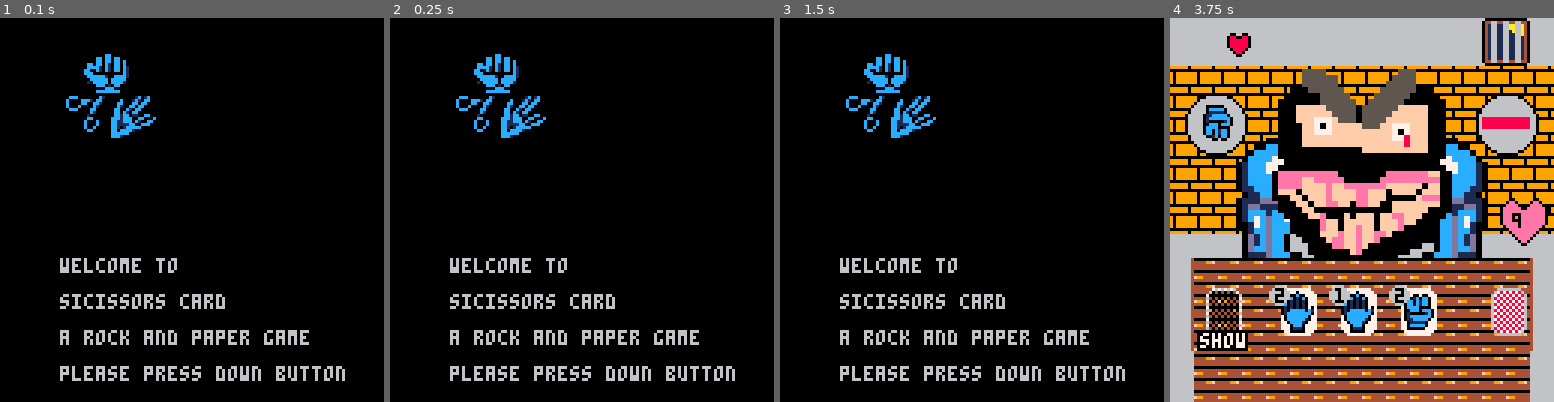
Above: before the commit, frames 1-4 (left to right).
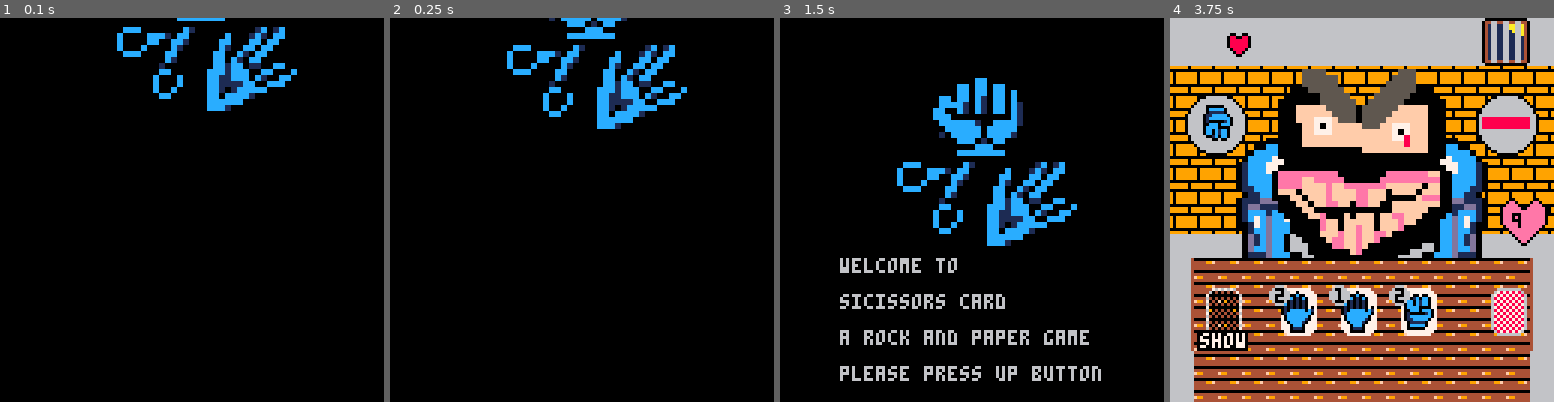
Above: after the commit, the same moments.

Repository: emilio302/scissorsgame
Game: PICO-8 cartridge test.p8
The game is run twice, just before and just after one commit, with the same random seed, the same clock (stepped at 60 frames per second) and the same inputs.
Inputs:
- Up to frame 1 (0.1 s): no input
- Up to frame 2 (0.25 s): no input
- Up to frame 3 (1.5 s): tap O (Z key) at 0.33, 0.7, 1.43 s; tap X (X key) at 1.07 s
- Up to frame 4 (3.75 s): hold Left 1.97-2.37 s; tap X (X key) every 0.33 s from 2.07 to 3.73 s; tap O (Z key) at 2.22, 3.1 s; hold Down 2.42-2.82 s; hold Right 2.87-3.53 s; hold Up from 3.58 s (still down)

The runs differ from the first frame. In frame 1, 8.6% of the frame differs, in the area x 15-90%, y 0-95%; in frame 2, 9.0%; in frame 3, 8.0%; in frame 4, nothing differs.

Commit message:
Added intro

Diff:
--- a/test.p8
+++ b/test.p8
@@ -195,13 +195,20 @@
 end
 -->8
 --load intro
+intro_y = -30
 function loadintro()
 cls(0)
-spr(192,20,10,4,4)
-print("welcome to",20,80)
-print("sicissors card",20,92)
-print("a rock and paper game",20,104)
-print("please press down button",20,116)
+printh("intro_y: "..intro_y)
+printh(time())
+sspr(0,96,32,32,35,intro_y,64,64)
+if(intro_y<15) then
+		intro_y=intro_y+((flr(time()*10)))
+	else
+		print("welcome to",20,80)
+		print("sicissors card",20,92)
+		print("a rock and paper game",20,104)
+		print("please press up button",20,116)
+	end
 end
 -->8
 --game core
